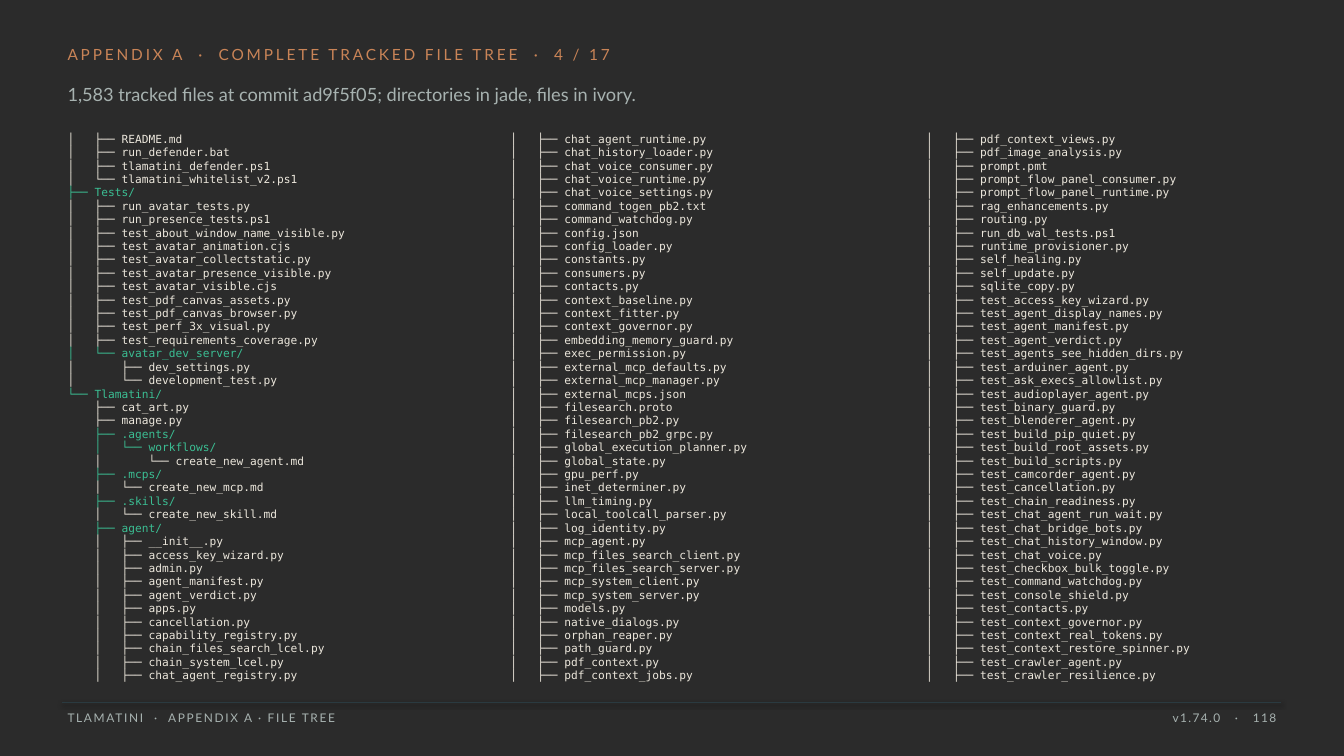
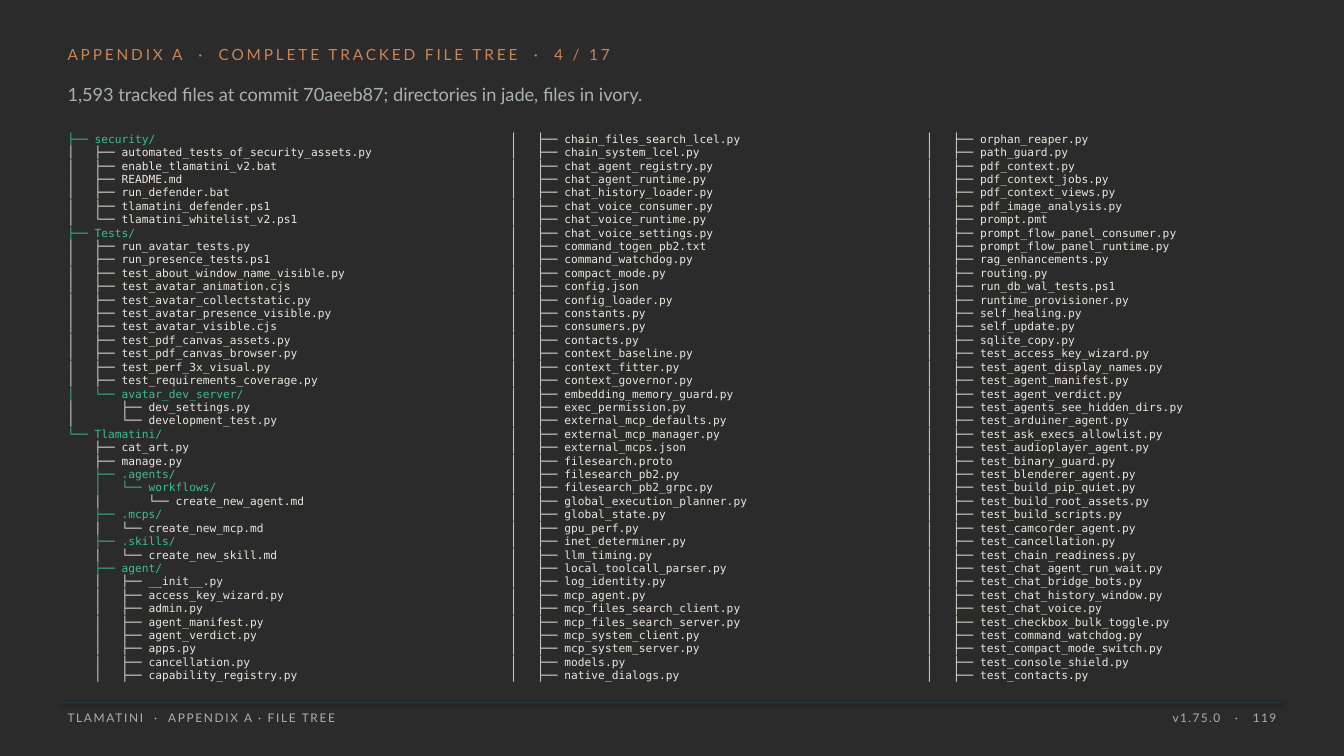
Before and after one commit to XAIHT/Tlamatini, a slide deck: slide 119 of Tlamatini_eXtended_Artificial_Intelligence_Humanly_Tempered.pptx (slide 118 before the commit). Drawn at 1344x756 pixels with LibreOffice and Linux fonts; fonts in the diff are those of the drawing; background and template pictures are left out; a plain dark background stands for a picture behind light text. Boxes give left, top, right and bottom in pixels: in the first picture for what was removed or moved away, otherwise in the second. Text is boxed around its words. In the diff, an @@ line names an element or a change of style, - is before the commit and + after.

```diff
--- a/Tlamatini_eXtended_Artificial_Intelligence_Humanly_Tempered.pptx
+++ b/Tlamatini_eXtended_Artificial_Intelligence_Humanly_Tempered.pptx
@@ text at bbox=[68, 87, 642, 104]: text changed @@
-1,583 tracked files at commit ad9f5f05; directories in jade, files in ivory.
+1,593 tracked files at commit 70aeeb87; directories in jade, files in ivory.
@@ text at bbox=[95, 134, 372, 173]: paragraphs added @@
+├── security/
+│ ├── automated_tests_of_security_assets.py
+│ ├── enable_tlamatini_v2.bat
@@ text at bbox=[564, 134, 740, 173]: paragraphs added @@
+│ ├── chain_files_search_lcel.py
+│ ├── chain_system_lcel.py
+│ ├── chat_agent_registry.py
@@ text at bbox=[980, 134, 1108, 186]: paragraphs added @@
+│ ├── orphan_reaper.py
+│ ├── path_guard.py
+│ ├── pdf_context.py
+│ ├── pdf_context_jobs.py
@@ text at bbox=[564, 268, 665, 280]: paragraph added @@
+│ ├── compact_mode.py
@@ text at bbox=[980, 618, 1190, 682]: paragraphs removed @@
-│ ├── test_context_governor.py
-│ ├── test_context_real_tokens.py
-│ ├── test_context_restore_spinner.py
-│ ├── test_crawler_agent.py
-│ ├── test_crawler_resilience.py
@@ text at bbox=[149, 644, 325, 682]: paragraphs removed @@
-│ ├── chain_files_search_lcel.py
-│ ├── chain_system_lcel.py
-│ ├── chat_agent_registry.py
@@ text at bbox=[564, 630, 692, 682]: paragraphs removed @@
-│ ├── orphan_reaper.py
-│ ├── path_guard.py
-│ ├── pdf_context.py
-│ ├── pdf_context_jobs.py
@@ text at bbox=[980, 644, 1163, 655]: paragraph added @@
+│ ├── test_compact_mode_switch.py
@@ text at bbox=[1173, 713, 1276, 722]: text changed @@
-v1.74.0 · 118
+v1.75.0 · 119
```
Also in this commit, not shown: 130 other slides changed, 2 slides added, 1 slide removed, 32 other files.
